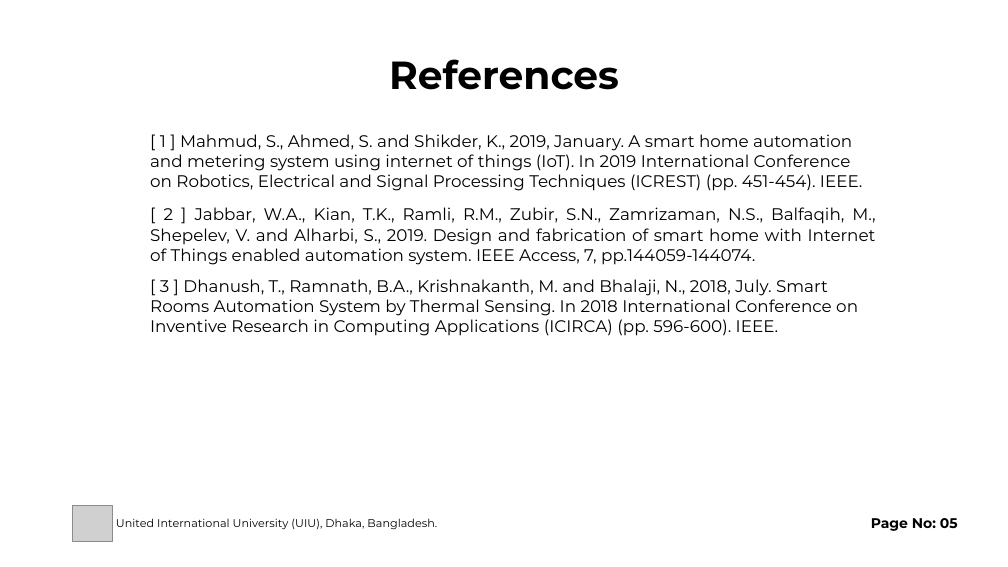
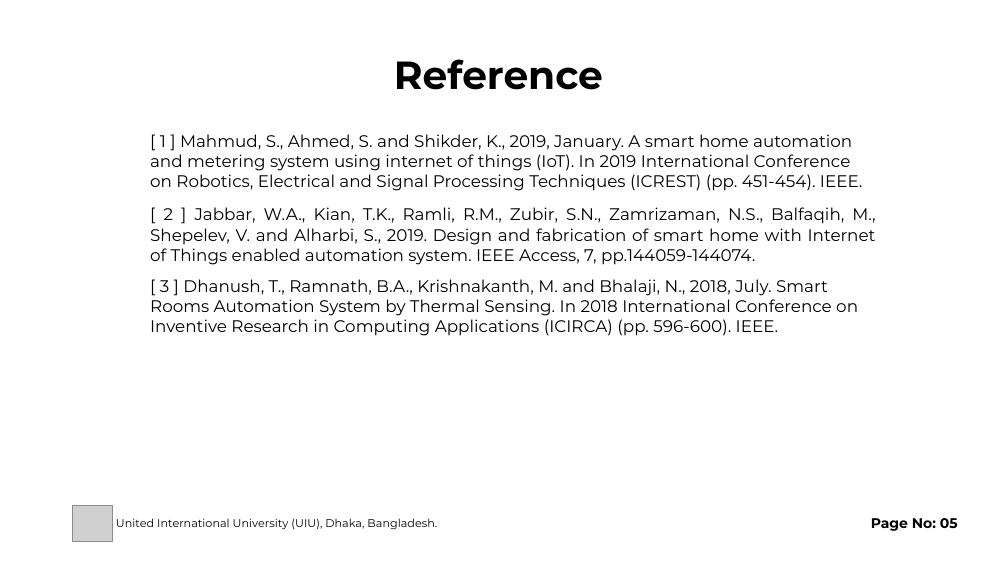
Before and after one commit to rayhanalshorif133/MSCSE-UIU, a slide deck: slide 5 of CSE-6093-RMTW/2. Introduction,_Motivation_Background_and_Problem Statement.pptx (slide 4 before the commit). Drawn at 1008x567 pixels with LibreOffice and Linux fonts; fonts in the diff are those of the drawing; grey boxes stand for pictures. Boxes give left, top, right and bottom in pixels: in the first picture for what was removed or moved away, otherwise in the second. Text is boxed around its words. In the diff, an @@ line names an element or a change of style, - is before the commit and + after.

```diff
--- a/CSE-6093-RMTW/2. Introduction,_Motivation_Background_and_Problem Statement.pptx
+++ b/CSE-6093-RMTW/2. Introduction,_Motivation_Background_and_Problem Statement.pptx
@@ text at box(394, 59, 603, 90): text changed @@
-References
+Reference
```
Also in this commit, not shown: 3 other slides changed, 1 slide added, 1 other file.
